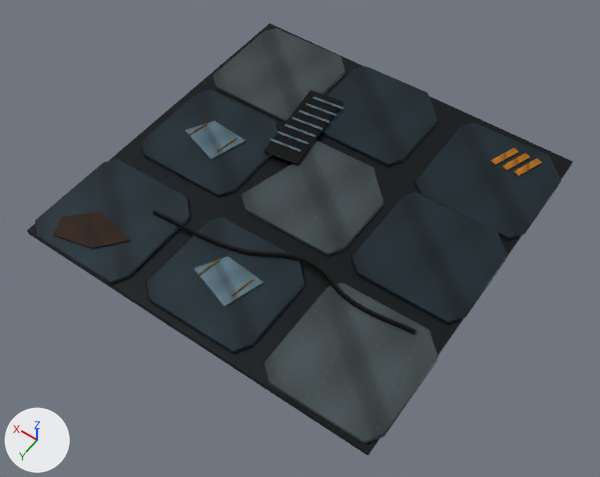
What one commit did to the Blender file art/concept-fidelity-v2/Deck_V2_1.blend.
Rendered twice from a 50 mm lens placed at (-4.77, 6.91, 9.65), pointed at (-0.2, 0.52, -0.39). Every picture has the same lights, and +X, +Y and +Z are marked at lower left. The picture after the commit comes second.

The scene before the commit, as lines of its bpy script (objects in view):
```python
me_base_structural_deck_001 = bpy.data.meshes.new('Base structural deck.001')
me_base_structural_deck_001.from_pydata(...)  # 1006 vertices, 1888 faces; spans x -3.04..3.01, y -3.01..3.02, z -0.08..0.13
me_base_structural_deck_001.materials.append(mat_fidelity_industrialatlas)
ob_deck_v2_1 = bpy.data.objects.new('Deck_V2_1', me_base_structural_deck_001)
ob_deck_v2_1.location = (0.0, 0.0, 0.0)
```
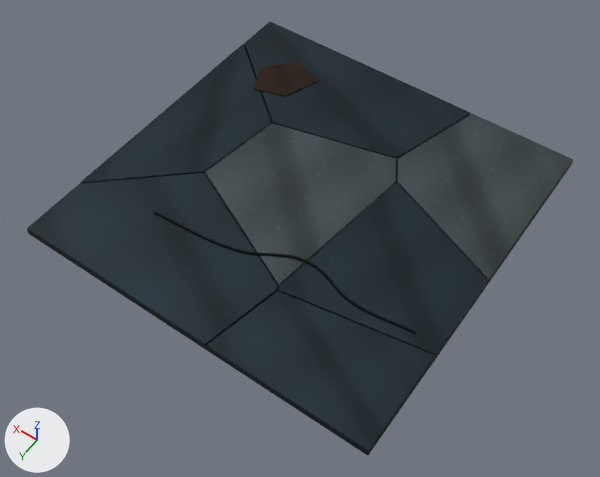
The change, as a diff of the scene's bpy script:
```diff
--- a/art/concept-fidelity-v2/Deck_V2_1.blend.py
+++ b/art/concept-fidelity-v2/Deck_V2_1.blend.py
@@ me_base_structural_deck_001 @@
 # used by ob_deck_v2_1; location = (0.0, 0.0, 0.0)
-me_base_structural_deck_001.from_pydata(...)  # 1006 vertices, 1888 faces; spans x -3.04..3.01, y -3.01..3.02, z -0.08..0.13
+me_base_structural_deck_001.from_pydata(...)  # 388 vertices, 728 faces; spans x -3.0..3.0, y -3.0..3.0, z -0.08..0.1
+# me_base_structural_deck_001 part 1: the loose piece of 46 vertices spanning x -3.04..-1.21, y 1.05..2.96, z -0.01..0.06 is rebuilt with 24 vertices and now spans x -2.99..-0.44, y 1.36..2.99, z -0.01..0.06
+# me_base_structural_deck_001 part 2: the loose piece of 46 vertices spanning x -3.03..-1.18, y -2.86..-0.95, z -0.01..0.06 is rebuilt with 30 vertices and now spans x -2.99..-0.73, y -2.99..-0.14, z -0.01..0.06
+# me_base_structural_deck_001 part 3: the loose piece of 46 vertices spanning x -3.02..-1.19, y -1.0..0.84, z -0.01..0.06 is rebuilt with 30 vertices and now spans x -2.99..-0.66, y -0.95..1.73, z -0.01..0.06
+# me_base_structural_deck_001 part 4: the loose piece of 46 vertices spanning x -0.94..0.91, y 1.1..2.9, z -0.01..0.06 is rebuilt with 36 vertices and now spans x -0.67..2.99, y 0.62..2.99, z -0.01..0.06
+# me_base_structural_deck_001 part 5: the loose piece of 46 vertices spanning x -0.81..1.01, y -3.01..-1.17, z -0.01..0.06 is rebuilt with 30 vertices and now spans x -1.18..2.99, y -2.99..-0.9, z -0.01..0.06
+# me_base_structural_deck_001 part 6: the loose piece of 46 vertices spanning x -1.04..0.83, y -1.02..0.84, z -0.01..0.06 is rebuilt with 30 vertices and now spans x -0.96..1.56, y -1.38..1.65, z -0.01..0.06
+# me_base_structural_deck_001 part 7: the loose piece of 46 vertices spanning x 0.95..2.83, y -0.97..0.88, z -0.01..0.06 is rebuilt with 24 vertices and now spans x 1.37..2.99, y -2.21..1.89, z -0.01..0.06
+# me_base_structural_deck_001 part 8: 18 loose pieces with 418 vertices, spanning x -2.63..2.7, y -2.65..2.87, z 0.07..0.13, are deleted
+# me_base_structural_deck_001 part 9: 6 vertices moved within x -2.27..-1.82, y 1.25..1.33, z 0.05; 190 vertices removed from x -2.6..3.01, y 1.06..3.02, z -0.01..0.12; 144 vertices added at x -2.6..1.65, y 1.08..1.7, z 0.05..0.1
+# me_base_structural_deck_001 part 10: 46 vertices removed from x 1.08..2.91, y -2.94..-1.03, z -0.01..0.06; 10 vertices added at x 1.32..2.32, y -2.34..-1.35, z 0.08
 me_base_structural_deck_001.materials.append(mat_fidelity_industrialatlas)
```

Pixel boxes (x1, y1, x2, y2) of what changed, in the pictures (600 x 477 px; the box of a moved part takes in the faces that stretch with it):
'Deck_V2_1', reshaped: before (27, 23, 573, 455); after (27, 21, 573, 455)
part 1 of me_base_structural_deck_001, rebuilt (30% wider): before (263, 283, 438, 444); after (207, 291, 435, 452)
part 2 of me_base_structural_deck_001, rebuilt (20% wider, 41% taller): before (415, 122, 561, 240); after (397, 114, 573, 281)
part 3 of me_base_structural_deck_001, rebuilt (34% wider, 31% taller): before (351, 192, 508, 324); after (278, 183, 488, 356)
part 4 of me_base_structural_deck_001, rebuilt (57% wider, 26% taller): before (146, 217, 305, 354); after (27, 173, 278, 346)
part 5 of me_base_structural_deck_001, rebuilt: before (320, 66, 438, 166); after (244, 21, 471, 159)
part 6 of me_base_structural_deck_001, rebuilt (34% wider, 40% taller): before (241, 140, 384, 256); after (205, 123, 397, 286)
part 7 of me_base_structural_deck_001, rebuilt (40% wider, 30% taller): before (141, 90, 278, 197); after (80, 44, 272, 183)
part 8 of me_base_structural_deck_001, deleted: before (53, 90, 542, 307)
part 9 of me_base_structural_deck_001, moved or reshaped: before (35, 159, 416, 334); after (154, 211, 416, 334)
part 10 of me_base_structural_deck_001, built on: before (213, 28, 346, 122); after (254, 61, 319, 96)
